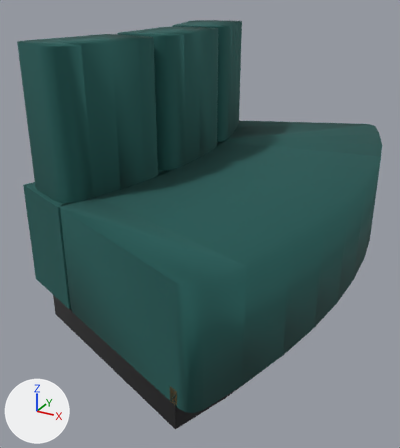
The glTF model www/models/banquette_seg.glb, before and after one commit.
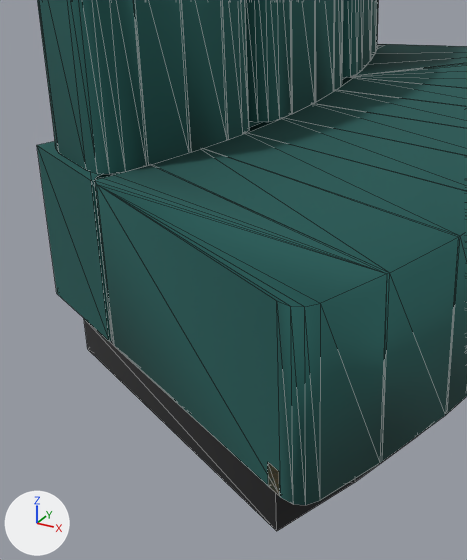
There are two pictures of each version: one whole from a camera (50 mm lens) standing at (2.72, -1.806, 1.067) and looking at (1.802, -0.138, 0.233), one close up on the part from 0% to 74% of the width and 21% to 100% of the height. Lighting does not change. The marker at lower left points along +X, +Y and +Z. The older version's two pictures come first. The close-ups show mesh edges as thin lines. Where no turn or scale is listed for an object, it has been applied to the vertices. Vertices at exactly the same position are counted once.

In view in the first close-up: 'Mesh_Back0', 'Mesh_Back1', 'Mesh_Back2', 'Mesh_BackBase', 'Mesh_Plinth', 'Mesh_Seat' and 1 more.
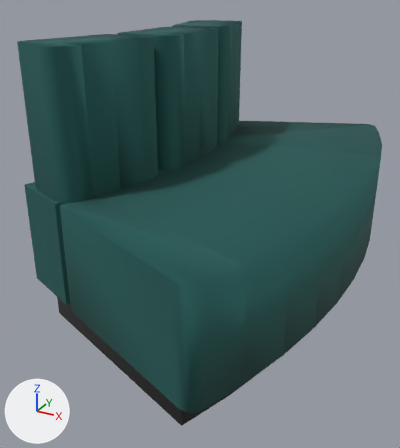
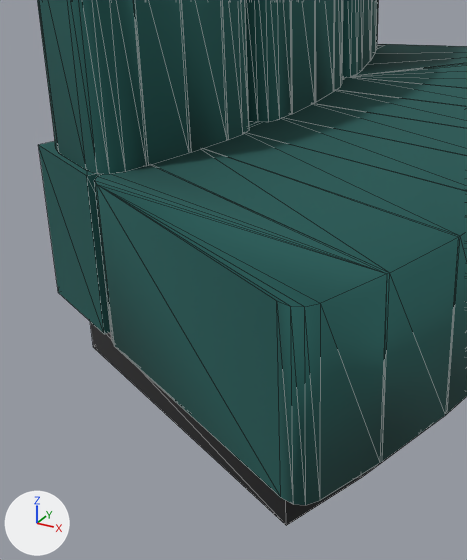
What changed in the scene script:
```text
Change me_mesh_plinth:
    used by ob_mesh_plinth; location = (0.0, 0.0, 0.0)
    remove me_mesh_plinth.from_pydata(...)  # 44 vertices, 84 faces; spans x 1.48..2.3, y -0.87..0.87, z 0.0..0.08
    add me_mesh_plinth.from_pydata(...)  # 44 vertices, 84 faces; spans x 1.49..2.3, y -0.85..0.85, z 0.0..0.08
    me_mesh_plinth part 1: all 14 vertices in x 1.48..2.27, y -0.87..-0.35, z 0.0..0.08 are moved by (0.0, 0.01, 0.0)
    other edits to the shape of me_mesh_plinth do not show in these pictures
Change me_mesh_backbase:
    used by ob_mesh_backbase; location = (0.0, 0.0, 0.08)
    remove me_mesh_backbase.from_pydata(...)  # 44 vertices, 84 faces; spans x 1.352..1.72, y -0.648..0.648, z 0.0..0.36
    add me_mesh_backbase.from_pydata(...)  # 44 vertices, 84 faces; spans x 1.354..1.69, y -0.633..0.633, z 0.0..0.359
    me_mesh_backbase part 2
    43 vertices are removed from x 1.352..1.72, y -0.648..0.648, z 0.0..0.36
    84 faces are deleted
    21 vertices are added at x 1.354..1.69, y -0.633..0.633, z 0.0
    22 new vertices lie (0.0, 0.0, 0.359) away from vertices in x 1.354..1.69, y -0.633..0.633, z 0.0
    84 new faces join them
Change ob_mesh_backbase:
    ob_mesh_backbase.location: (0.0, 0.0, 0.08) -> (0.0, 0.0, 0.081)
```

Location of each change, (x1, y1, x2, y2) in pixels of the close-ups (467 x 560 px):
'Mesh_BackBase', reshaped, moved
    before: (37, 44, 378, 341)
    after: (38, 77, 345, 334)
'Mesh_Plinth', reshaped (6% narrower)
    before: (84, 319, 416, 531)
    after: (90, 322, 401, 526)
